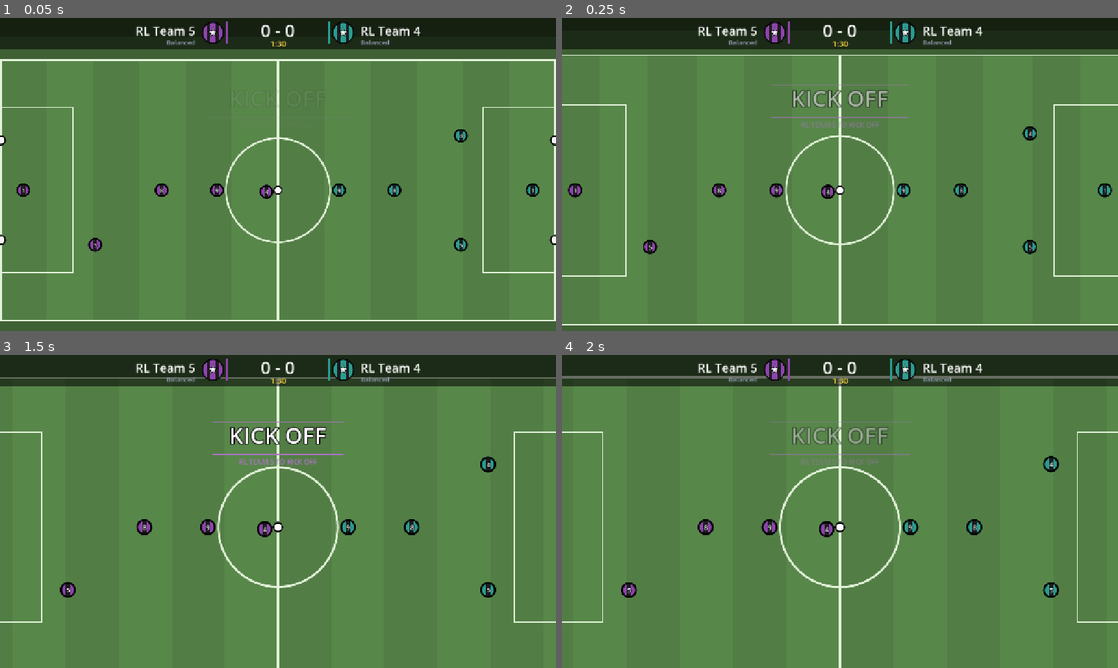
Above: before the commit, frames 1-4 (two rows, left to right).
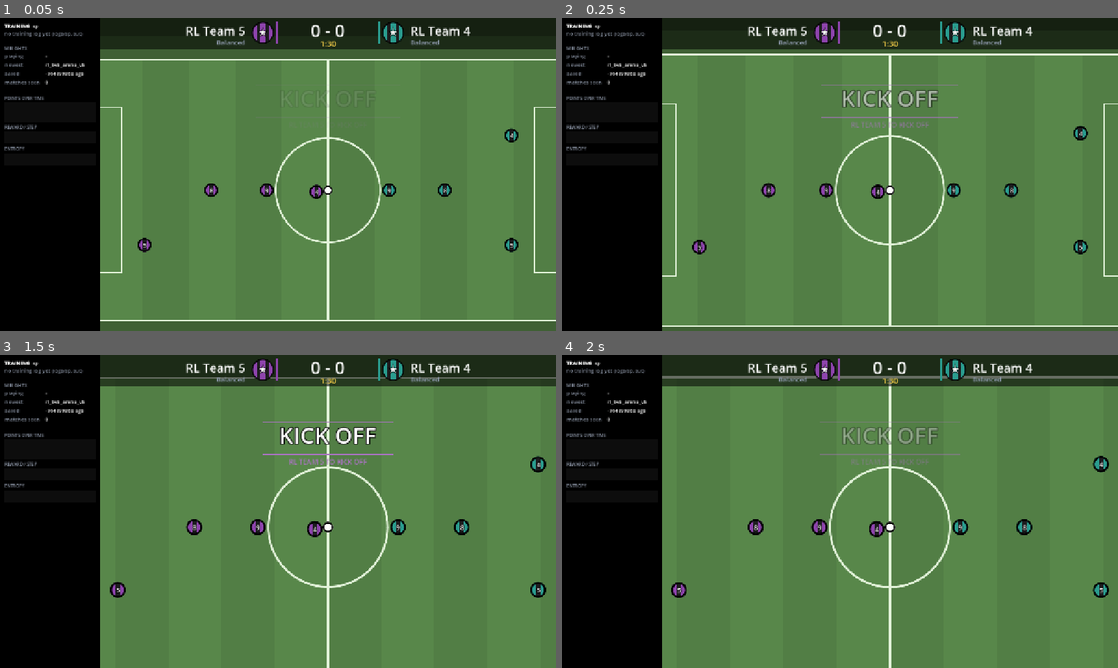
Above: after the commit, the same moments.

Repository: isBre/simple-soccer
Game: Godot game, scene res://tools/watch_training.tscn
The game is run twice, just before and just after one commit, with the same random seed, the same clock (stepped at 60 frames per second) and the same inputs. This scene is started directly instead of the project's main scene.
Inputs (mouse positions are in pixels of both pictures, inside the frame that each line leads up to):
- Up to frame 1 (0.05 s): no input
- Up to frame 2 (0.25 s): no input
- Up to frame 3 (1.5 s): tap Enter at 0.5, 0.6 s; move the mouse to (400, 495) at 0.52 s; hold Right (ui_right) 0.53-1.28 s; click (400, 495) at 0.67 s; tap Space at 0.77 s; move the mouse to (166, 527) at 1.27 s; hold Down from 1.28 s (still down); tap R at 1.35 s
- Up to frame 4 (2 s): keep holding Down; tap Space at 1.52 s

The runs differ from the first frame. In frame 1, 23% of the frame differs, in the area x 0-100%, y 0-100%; in frame 2, 25%; in frame 3, 25%; in frame 4, 24%.

Commit message:
Live training viewer: sidebar scene, 30 fps cap, no confetti; docs
- tools/watch_training.tscn: dedicated scene (sidebar + match area, no overlap); fixes later matches staying 0x0
- tools/training_sidebar.gd: run status, points/learning/weights/system sections, charts, W-D-L record
- MatchScreen.set_effects / MatchView.celebration: optional confetti and rings
- selfplay: one torch thread during rollouts (tiny batches)
- README + rl/README: Raspberry Pi setup, jitter reward, viewer, net server, benchmark

Co-Authored-By: Claude Sonnet 5.5 <noreply@anthropic.com>

Diff:
--- a/scripts/view/match_screen.gd
+++ b/scripts/view/match_screen.gd
@@ -27,6 +27,7 @@
 var _zoom_mul := 1.0
 ## Screen-space confetti / sparks for the goal banner.
 var _parts: Array = []
+var effects := true          # false: no confetti or celebration rings (set_effects)
 var _prng := RandomNumberGenerator.new()
 ## Fixed zoom, the same on every pitch so players always look the same size.
 ## The camera follows the ball; pitches smaller than the screen are simply centred.
@@ -137,6 +138,12 @@
     return Input.is_physical_key_pressed(KEY_X) or Input.is_physical_key_pressed(KEY_SPACE)
 
 
+## Turns the goal confetti and celebration rings on or off (off = cheaper drawing, e.g. on a Raspberry Pi).
+func set_effects(on: bool) -> void:
+    effects = on
+    view.celebration = on
+
+
 func _on_goal(ev: Dictionary) -> void:
     var t: TeamDef = cfg.teams[int(ev["team"])]
     _goal_idx = int(ev["team"])
@@ -146,6 +153,8 @@
     _goal_banner_col = cfg.kits[_goal_idx][0].lightened(0.15)
     _prng.randomize()
     _parts.clear()
+    if not effects:
+        return
     var cx := size.x * 0.5
     var cy := size.y * 0.5 + 5.0
     var palette := [Color("ffd54a"), Color.WHITE, _goal_banner_col, _goal_banner_col.lightened(0.4)]
--- a/scripts/view/match_view.gd
+++ b/scripts/view/match_view.gd
@@ -3,6 +3,7 @@
 ## Draws a MatchSim (pitch, nets, kits, ball). Pure rendering, no logic.
 
 var sim: MatchSim
+var celebration := true         # pulsing rings and confetti around a scorer
 var _pitch_layer: Node2D        # static pitch, goals and lines: drawn once, kept behind the moving parts
 
 
@@ -110,7 +111,7 @@
             draw_string(font, np, nm, HORIZONTAL_ALIGNMENT_CENTER, 120.0, 13, Color("ffd54a"))
 
     # ball
-    if sim.state == MatchSim.State.GOAL and sim.goal_scorer != null:
+    if celebration and sim.state == MatchSim.State.GOAL and sim.goal_scorer != null:
         _draw_celebration()
     draw_circle(sim.ball.pos, sim.ball.radius, Color.WHITE, true, -1.0, true)
     draw_arc(sim.ball.pos, sim.ball.radius - 1.0, 0.0, TAU, 24, Color.BLACK, 2.0, true)
--- /dev/null
+++ b/tools/training_sidebar.gd
@@ -0,0 +1,282 @@
+extends PanelContainer
+## Training sidebar of tools/watch_training.tscn: live numbers of the training run (parsed from logs/<tag>.out), charts
+## over the run, which checkpoint is playing, how it does in the matches you watch, and the Pi's load.
+## It is a normal panel next to the match area (nothing overlaps). F3 hides it and the match fills the window.
+
+const WIDTH := 230.0
+const CKPT_DIR := "res://out_5v5/ckpt"
+const CKPT_EVERY := 25            # selfplay.py --ckpt_every used for the run
+const STALE_S := 300              # no log activity for this long = training is not running
+const FALLBACK := "res://data/models/rl_5v5_arena_v5.json"   # default weights played until the run saves its first checkpoint
+const GOOD := "6fd08c"
+const OK := "ffd54a"
+const BAD := "ff6b6b"
+const BLUE := "6ab0ff"
+const MUTED := "8a93a3"
+
+var tag := ""
+var fallback := FALLBACK         # weights the net server plays before the run saves a checkpoint (its --model)
+var playing := ""                 # checkpoint of the match on screen (set by the viewer at each kickoff)
+var _text: RichTextLabel
+var _charts: Array = []          # {ctrl, title, series: [[history column, colour]...], fixed: Vector2 or null}
+var _history: Array = []          # per log line: [update, pts rules, pts benchmark, pts league (NAN while unknown), reward, entropy, elapsed s]
+var _matches := 0                 # matches watched since the viewer started
+var _record: Dictionary = {}      # checkpoint name -> [wins, draws, losses, goals for, goals against] of watched matches
+var _log_time := -1
+var _re := RegEx.create_from_string(
+    "upd (\\d+) \\| pts/m vs rules (\\S+) \\| vs frozen benchmark (\\S+) \\| vs league (\\S+) \\| rew/step (\\S+) \\| ent (\\S+) \\| pool (\\d+) \\| (\\d+) dec/s sim (\\S+)s learn (\\S+)s \\| (\\d+)s")
+
+
+## Path of the newest checkpoint of a run (highest update number), or the shipped model before the first one exists.
+static func newest_checkpoint(run_tag: String, fallback: String = FALLBACK) -> String:
+    var best := -1
+    var best_name := ""
+    var dir := DirAccess.open(CKPT_DIR)
+    if dir != null:
+        for f in dir.get_files():
+            if f.begins_with(run_tag + "_u") and f.ends_with(".json"):
+                var n := int(f.trim_prefix(run_tag + "_u").trim_suffix(".json"))
+                if n > best:
+                    best = n
+                    best_name = f
+    return CKPT_DIR + "/" + best_name if best_name != "" else fallback
+
+
+func start(run_tag: String, start_weights: String = FALLBACK) -> void:
+    tag = run_tag
+    fallback = start_weights
+    custom_minimum_size = Vector2(WIDTH, 0)
+    var sb := StyleBoxFlat.new()
+    sb.bg_color = Color.BLACK
+    sb.set_content_margin_all(10)
+    add_theme_stylebox_override("panel", sb)
+    var box := VBoxContainer.new()
+    add_child(box)
+    _text = RichTextLabel.new()
+    _text.bbcode_enabled = true
+    _text.fit_content = true
+    _text.scroll_active = false
+    _text.add_theme_font_size_override("normal_font_size", 12)
+    _text.add_theme_font_size_override("bold_font_size", 12)
+    box.add_child(_text)
+    _add_chart(box, "POINTS OVER TIME", [[1, GOOD], [2, OK], [3, BLUE]], Vector2(0, 3), 62)
+    _add_chart(box, "REWARD / STEP", [[4, GOOD]], null, 46)
+    _add_chart(box, "ENTROPY", [[5, OK]], null, 46)
+    var timer := Timer.new()
+    timer.wait_time = 2.0
+    timer.autostart = true
+    timer.timeout.connect(_refresh)
+    add_child(timer)
+    _refresh()
+
+
+## Call when a match ends: keeps a win/draw/loss record per checkpoint (team 0 = the trained net).
+func record_result(goals_for: int, goals_against: int) -> void:
+    _matches += 1
+    var r: Array = _record.get(playing, [0, 0, 0, 0, 0])
+    r[0 if goals_for > goals_against else (2 if goals_for < goals_against else 1)] += 1
+    r[3] += goals_for
+    r[4] += goals_against
+    _record[playing] = r
+
+
+func _unhandled_key_input(event: InputEvent) -> void:
+    if event is InputEventKey and event.pressed and event.keycode == KEY_F3:
+        visible = not visible
+
+
+func _refresh() -> void:
+    var path := ProjectSettings.globalize_path("res://logs/%s.out" % tag)
+    _load_history(path)
+    var m := _re.search(_last_update_line(path))
+    var t := "[b]TRAINING[/b]  %s" % tag
+    if m == null:
+        _text.text = t + "\n[color=#%s]no training log yet (logs/%s.out)[/color]\n\n%s" % [MUTED, tag, _weights_section(0)]
+        return
+    var upd := int(m.get_string(1))
+    var running := int(Time.get_unix_time_from_system()) - int(FileAccess.get_modified_time(path)) < STALE_S
+    t += "   [color=#%s][b]%s[/b][/color]\n" % [GOOD if running else BAD, "RUNNING" if running else "STOPPED"]
+    t += "update [b]%d[/b]  ·  %s  ·  %s dec/s\n\n" % [upd, _hms(int(m.get_string(11))), m.get_string(8)]
+    t += _section("POINTS PER MATCH (3 = win)", [["[color=#%s]●[/color] rule-based teams" % GOOD, _points(m.get_string(2))],
+            ["[color=#%s]●[/color] RL Team 5 (start)" % OK, _points(m.get_string(3))],
+            ["[color=#%s]●[/color] past snapshots" % BLUE, _points(m.get_string(4))]])
+    t += _section("LEARNING", [["reward / step", m.get_string(5)], ["entropy", m.get_string(6)], ["opponent pool", m.get_string(7)],
+            ["sim / learn time", "%ss / %ss" % [m.get_string(9), m.get_string(10)]]])
+    t += _weights_section(upd)
+    t += _section("SYSTEM", _system_rows())
+    _text.text = t
+    for c in _charts:
+        c.ctrl.queue_redraw()
+
+
+func _section(title: String, rows: Array) -> String:
+    var s := "[color=#%s]%s[/color]\n[table=2]" % [MUTED, title]
+    for row in rows:
+        s += "[cell][color=#%s]%s   [/color][/cell][cell]%s[/cell]" % [MUTED, row[0], row[1]]
+    return s + "[/table]\n\n"
+
+
+func _weights_section(upd: int) -> String:
+    var newest := newest_checkpoint(tag, fallback).get_file().get_basename()
+    var cur := playing if playing != "" else "-"
+    var rows := [["playing", "[b]%s[/b]" % cur], ["newest", newest]]
+    var saved := int(FileAccess.get_modified_time(newest_checkpoint(tag, fallback)))
+    if saved > 0:
+        rows.append(["saved", _ago(int(Time.get_unix_time_from_system()) - saved)])
+    if upd > 0:
+        var left := CKPT_EVERY - upd % CKPT_EVERY
+        var per := _seconds_per_update()
+        rows.append(["next save", "%d upd%s" % [left, " (~%s)" % _ago_short(int(left * per)) if per > 0.0 else ""]])
+    rows.append(["matches seen", str(_matches)])
+    var r: Array = _record.get(playing, [])
+    if not r.is_empty():
+        rows.append(["these weights", "%dW %dD %dL  (%d-%d)" % r])
+    var s := _section("WEIGHTS", rows)
+    if playing != "" and cur != newest:
+        s += "[color=#%s]newer weights load at the next kickoff[/color]\n" % OK
+    return s
+
+
+## Seconds per update over the last ~10 log lines (0 until the log has two lines).
+func _seconds_per_update() -> float:
+    var n := _history.size()
+    if n < 2:
+        return 0.0
+    var a: Array = _history[maxi(n - 10, 0)]
+    var b: Array = _history[n - 1]
+    return float(b[6] - a[6]) / maxf(float(b[0] - a[0]), 1.0)
+
+
+## CPU load, temperature, memory and the viewer's own frame rate (what matters on a Raspberry Pi).
+func _system_rows() -> Array:
+    var rows := []
+    var load := _read_lines("/proc/loadavg")
+    if not load.is_empty():
+        rows.append(["cpu load", "%s / %d cores" % [load[0].split(" ")[0], OS.get_processor_count()]])
+    var temp := _read_lines("/sys/class/thermal/thermal_zone0/temp")
+    if not temp.is_empty() and temp[0].is_valid_float():
+        var c := float(temp[0]) / 1000.0
+        rows.append(["temperature", "[color=#%s]%.1f °C[/color]" % [BAD if c >= 80.0 else (OK if c >= 70.0 else GOOD), c]])
+    var mem := {}
+    for line in _read_lines("/proc/meminfo"):
+        var kv := line.split(":")
+        if kv.size() == 2:
+            mem[kv[0]] = int(kv[1].strip_edges().split(" ")[0])
+    if mem.has("MemTotal") and mem.has("MemAvailable"):
+        rows.append(["memory", "%.1f / %.1f GB" % [(mem["MemTotal"] - mem["MemAvailable"]) / 1048576.0, mem["MemTotal"] / 1048576.0]])
+    var fps := Engine.get_frames_per_second()
+    var target := float(Engine.max_fps) if Engine.max_fps > 0 else 60.0          # colour against the frame cap
+    rows.append(["viewer fps", "[color=#%s]%d[/color]" % [GOOD if fps >= 0.9 * target else (OK if fps >= 0.6 * target else BAD), fps]])
+    return rows
+
+
+## Lines of a /proc or /sys file (Godot reports their length as 0, so get_file_as_string would return nothing).
+static func _read_lines(path: String) -> PackedStringArray:
+    var lines := PackedStringArray()
+    var f := FileAccess.open(path, FileAccess.READ)
+    if f == null:
+        return lines
+    while not f.eof_reached():
+        lines.append(f.get_line())
+    return lines
+
+
+static func _ago(secs: int) -> String:
+    return _ago_short(secs) + " ago"
+
+
+static func _ago_short(secs: int) -> String:
+    return "%ds" % secs if secs < 90 else ("%d min" % roundi(secs / 60.0) if secs < 5400 else "%.1f h" % (secs / 3600.0))
+
+
+## Points per match with a colour: green > 2, yellow >= 1, red below. "-" while no match has finished.
+func _points(raw: String) -> String:
+    if not raw.is_valid_float():
+        return "[color=#%s]-[/color]" % MUTED
+    var v := float(raw)
+    return "[color=#%s][b]%.2f[/b][/color]" % [GOOD if v > 2.0 else (OK if v >= 1.0 else BAD), v]
+
+
+func _add_chart(parent: Control, title: String, series: Array, fixed, height: float) -> void:
+    var c := Control.new()
+    c.custom_minimum_size = Vector2(0, height)
+    var idx := _charts.size()
+    c.draw.connect(func(): _draw_chart(idx))
+    parent.add_child(c)
+    _charts.append({"ctrl": c, "title": title, "series": series, "fixed": fixed})
+
+
+## One line chart over the whole run. fixed = Vector2(min, max) or null for auto range (with gridlines at 1 and 2 for points).
+func _draw_chart(idx: int) -> void:
+    var cfg: Dictionary = _charts[idx]
+    var c: Control = cfg.ctrl
+    var w := c.size.x
+    var h := c.size.y
+    c.draw_string(ThemeDB.fallback_font, Vector2(0, 10), cfg.title, HORIZONTAL_ALIGNMENT_LEFT, -1, 10, Color(MUTED))
+    var top := 16.0
+    var plot := h - top - 2.0
+    c.draw_rect(Rect2(0, top, w, plot), Color(1, 1, 1, 0.05))
+    if _history.size() < 2:
+        return
+    var lo := INF
+    var hi := -INF
+    for sr in cfg.series:
+        for row in _history:
+            if not is_nan(row[sr[0]]):
+                lo = minf(lo, row[sr[0]])
+                hi = maxf(hi, row[sr[0]])
+    if cfg.fixed != null:
+        lo = cfg.fixed.x
+        hi = cfg.fixed.y
+    if lo == INF:
+        return
+    if hi - lo < 1e-6:
+        hi = lo + 1.0
+    if cfg.fixed != null:
+        for g in [1.0, 2.0]:
+            var gy: float = top + plot * (1.0 - (g - lo) / (hi - lo))
+            c.draw_line(Vector2(0, gy), Vector2(w, gy), Color(1, 1, 1, 0.12))
+    var u0: float = _history[0][0]
+    var span := maxf(float(_history[-1][0]) - u0, 1.0)
+    for sr in cfg.series:
+        var pts := PackedVector2Array()
+        for row in _history:
+            if not is_nan(row[sr[0]]):
+                pts.append(Vector2((float(row[0]) - u0) / span * w, top + plot * (1.0 - (row[sr[0]] - lo) / (hi - lo))))
+        if pts.size() >= 2:
+            c.draw_polyline(pts, Color(sr[1]), 1.5)
+    if cfg.fixed == null:                                    # auto range: print the range so the line means something
+        c.draw_string(ThemeDB.fallback_font, Vector2(0, 10), "%s .. %s" % [snappedf(lo, 0.001), snappedf(hi, 0.001)], HORIZONTAL_ALIGNMENT_RIGHT, w, 10, Color(MUTED))
+
+
+func _load_history(path: String) -> void:
+    var mod := int(FileAccess.get_modified_time(path))
+    if mod == _log_time or not FileAccess.file_exists(path):
+        return
+    _log_time = mod
+    _history.clear()
+    for line in FileAccess.get_file_as_string(path).split("\n"):
+        var m := _re.search(line)
+        if m != null:
+            _history.append([int(m.get_string(1)), _num(m.get_string(2)), _num(m.get_string(3)), _num(m.get_string(4)),
+                    _num(m.get_string(5)), _num(m.get_string(6)), int(m.get_string(11))])
+
+
+static func _num(raw: String) -> float:
+    return float(raw) if raw.is_valid_float() else NAN
+
+
+func _last_update_line(path: String) -> String:
+    if not FileAccess.file_exists(path):
+        return ""
+    var f := FileAccess.open(path, FileAccess.READ)
+    f.seek(maxi(f.get_length() - 4000, 0))          # the tail is enough
+    var found := ""
+    for line in f.get_as_text().split("\n"):
+        if " upd " in line:
+            found = line
+    return found
+
+
+static func _hms(s: int) -> String:
+    return "%dh%02dm" % [s / 3600, (s % 3600) / 60]
--- a/tools/watch_training.gd
+++ b/tools/watch_training.gd
@@ -1,10 +1,17 @@
-extends Node
-## Shows live matches of the newest training checkpoint (out_5v5/ckpt/<tag>_u*.json) against random rule teams.
-## Needs a window: Godot --path . res://tools/watch_training.tscn -- --tag jit1
+extends CanvasLayer
+## Live viewer of a training run: matches of the newest checkpoint against RL Team 4 next to a training sidebar.
+##   Godot --path . res://tools/watch_training.tscn -- --tag jit4 --start res://out_5v5/ckpt/jit3_u50.json
+## The scene is a CanvasLayer above the App autoload's own full-screen background.
+## Needs the nets served by tools/net_server.py (ports 7301 = the run's newest checkpoint, 7302 = RL Team 4):
+## the GDScript MLP is too slow to play two net teams in real time on a Raspberry Pi.
 
-const OPPS := ["aurora", "cobalt", "ember", "granite", "onyx", "tide", "bulls", "arrows", "rose", "dune"]
-var tag := "jit2"
+const Sidebar := preload("res://tools/training_sidebar.gd")
+
+var tag := "sp"
+var start_weights := Sidebar.FALLBACK      # played until the run saves its first checkpoint (= the net server's --model)
 var rng := RandomNumberGenerator.new()
+@onready var sidebar: Sidebar = $Layout/Sidebar
+@onready var match_area: Control = $Layout/MatchArea
 
 
 func _ready() -> void:
@@ -12,39 +19,41 @@
     for i in a.size() - 1:
         if a[i] == "--tag":
             tag = a[i + 1]
+        if a[i] == "--start":
+            start_weights = a[i + 1]
     rng.randomize()
     get_viewport().msaa_2d = Viewport.MSAA_DISABLED
-    await get_tree().process_frame
+    Engine.max_fps = 30            # the physics keeps its 60 ticks/s; only drawing is halved
+    sidebar.start(tag, start_weights)
     _next()
 
 
-func _latest() -> String:
-    var dir := DirAccess.open("res://out_5v5/ckpt")
-    var best := -1
-    var best_name := ""
-    if dir != null:
-        for f in dir.get_files():
-            if f.begins_with(tag + "_u") and f.ends_with(".json"):
-                var n := int(f.trim_prefix(tag + "_u").trim_suffix(".json"))
-                if n > best:
-                    best = n
-                    best_name = f
-    return "res://out_5v5/ckpt/" + best_name if best_name != "" else "res://data/models/rl_5v5_arena_v5.json"
-
-
+## Starts a match of the newest weights (the net server loads them when the match connects).
 func _next() -> void:
-    print("watching newest ", tag, " checkpoint (served by tools/net_server.py)")
+    for old in match_area.get_children():
+        old.queue_free()
+    sidebar.playing = Sidebar.newest_checkpoint(tag, start_weights).get_file().get_basename()
     var cfg := Database.make_config("rl_team_5", "rl_team_4", "arena", 5, 90.0, rng.randi())
     cfg.control = MatchConfig.ControlMode.NONE
     cfg.ml_models[0] = RemoteMLP.new(7301)
     cfg.ml_models[1] = RemoteMLP.new(7302)
     cfg.ml_keeper = true
-    App.play_match(cfg, func(_r): _next.call_deferred(), func(): get_tree().quit())
-    # no keyboard needed: once the final whistle has blown, continue by itself after a short pause
-    var ms: MatchScreen = App.current
+    var ms := MatchScreen.new().setup(cfg)
+    ms.finished.connect(func(_result): _next.call_deferred())
+    ms.quit_requested.connect(get_tree().quit)
+    match_area.add_child(ms)
+    ms.set_effects(false)                                          # no confetti: cheaper on the Pi
+    ms.set_anchors_and_offsets_preset(Control.PRESET_FULL_RECT)    # a screen added after the first match would stay 0x0
+    _auto_continue(ms)
+
+
+## No keyboard needed: after the final whistle, record the score and move on after a short pause.
+func _auto_continue(ms: MatchScreen) -> void:
     while is_instance_valid(ms) and ms.sim.state != MatchSim.State.ENDED:
         await get_tree().create_timer(1.0).timeout
-    if is_instance_valid(ms) and App.current == ms:
-        await get_tree().create_timer(4.0).timeout
-        if is_instance_valid(ms) and App.current == ms:
-            ms.finished.emit(ms.sim.make_result())
+    if not is_instance_valid(ms):
+        return
+    sidebar.record_result(ms.sim.scores[0], ms.sim.scores[1])
+    await get_tree().create_timer(4.0).timeout
+    if is_instance_valid(ms):
+        ms.finished.emit(ms.sim.make_result())
--- a/tools/watch_training.tscn
+++ b/tools/watch_training.tscn
@@ -1,6 +1,26 @@
-[gd_scene load_steps=2 format=3]
+[gd_scene load_steps=3 format=3]
 
 [ext_resource type="Script" path="res://tools/watch_training.gd" id="1"]
+[ext_resource type="Script" path="res://tools/training_sidebar.gd" id="2"]
 
-[node name="Watch" type="Node"]
+[node name="Watch" type="CanvasLayer"]
+layer = 10
 script = ExtResource("1")
+
+[node name="Layout" type="HBoxContainer" parent="."]
+layout_mode = 1
+anchors_preset = 15
+anchor_right = 1.0
+anchor_bottom = 1.0
+grow_horizontal = 2
+grow_vertical = 2
+theme_override_constants/separation = 0
+
+[node name="Sidebar" type="PanelContainer" parent="Layout"]
+layout_mode = 2
+script = ExtResource("2")
+
+[node name="MatchArea" type="Control" parent="Layout"]
+clip_contents = true
+layout_mode = 2
+size_flags_horizontal = 3
Not shown, added: tools/training_sidebar.gd.uid
